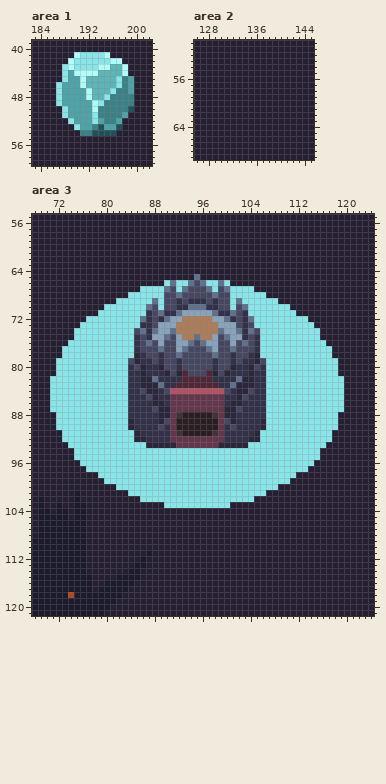
File history of a pixel-art file, Art/Sketches.aseprite. The picture above was drawn from the file before the commit.
320x180 pixels, 1 frame. Colours within 5 levels of each other are drawn and written as one. Shown: area 1: x 183..202, y 39..59; area 2: x 126..145, y 50..69; area 3: x 68..124, y 55..121. The commit also changed other parts of the picture, which this record leaves out.
New version:
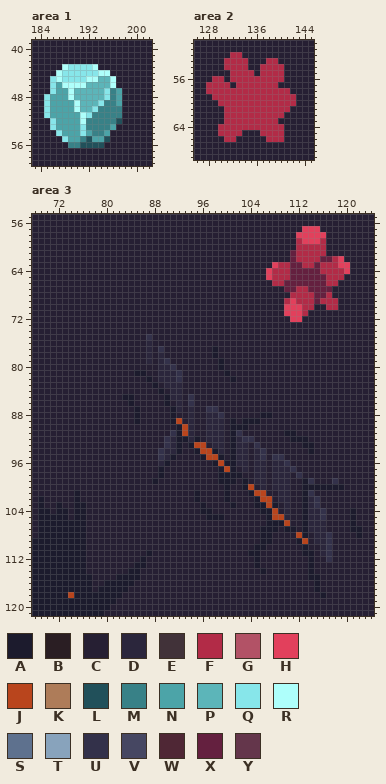
Palette (. is transparent): A #1c1b2d  B #2a1e23  C #261f33  D #2b263c  E #413239  F #b22b47  G #b25266  H #e2405c  J #b9451d  K #ae7c59  L #21505a  M #388187  N #4ca4a8  P #5cb5b9  Q #87e6ea  R #aefffb  S #5e718e  T #88a3bc  U #33314a  V #464762  W #4f2735  X #64203f  Y #64364b
Difference:
Changed rows in their new state; - is an unchanged pixel.
Area 1, layer "strife":
first column x 185:
41 -----CCCCCC----
42 ----CCCCCCCCC--
43 ---RQ---RCCCCC-
44 --R-QQQQQRRCCC-
45 -QR-QQQRR--RCCC
46 -QNRRR-----RCCC
47 -QN-RPPP--QMNCC
48 QNN-RPPP----NCC
49 QNN--RPPP---NCC
50 QNNN-RPPQ----CC
51 QNNN--RQM----C-
52 -QNNN-RMMM--L--
53 -QNNNNQM-MM-C--
54 --QNNNQNMMNC---
55 ---QNNMLNNL----
56 ----MMLLLL-----
Area 2, layer "automaton/ferramentas":
first column x 128:
52 ----FF---------
53 ---FFFF---FF---
54 ---FFFF--FFFF--
55 ----FFFF-FFFF--
56 -FF-FFFFFFFFF--
57 FFFF-FFFFFFF---
58 FFFFFFFFFFFFFF-
59 -FFFFFFFFFFFFFF
60 --FFFFFFFFFFFFF
61 ---FFFFFFFFFFF-
62 ---FFFFFFFFFF--
63 ---FFFFFFFFF---
64 --FFFFFFFFFFF--
65 --FFFF---FFFF--
66 ---FF-----FFF--
Area 3, layers "Layer 5", "torres", "Layer 3":
first column x 71:
 57 ------------------------------------------HHH-------
 58 -----------------------------------------HHHHH------
 59 -----------------------------------------FHHHF------
 60 -----------------------------------------FFFFF------
 61 ----------------------------------------XFFFFF------
 62 ----------------------------------------XFFFFXXFH---
 63 -------------------------------------HFFXXFFXFFFHH--
 64 ------------------------------------HFFFXXXXXFFFFH--
 65 ------------------------C-----------HFFFXXXXXXFFF---
 66 -------------------CCCCCCCCCCC-------FFXXXXXXXFF----
 67 ---------------CCCCCCCCCCCCCCCCCCC-----XXFFXXXX-----
 68 -------------CCCCCCCCCCCCCCCCCCCCCCC----FFFFXXF-----
 69 -----------CCCCCCCCCCCCCCCCCCCCCCCCCCC-FHFFFXFFF----
 70 ---------CCCCCCCCCCCCCCCCCCCCCCCCCCCCCCHHHFF--FF----
 71 --------CCCCCCCCCCCCCCCCCCCCCCCCCCCCCCCHHHF---------
 72 ------CCCCCCCCCCCCCCCCCCCCCCCCCCCCCCCCCCHHC---------
 73 -----CCCCCCCCCCCCCCCCCCCCCCCCCCCCCCCCCCCCCCC--------
 74 ----CCCCCCCCCCCCCCCCCCCCCCCCCCCCCCCCCCCCCCCCC-------
 75 ----CCCCCCCCCCCC-CCCCCCCCCCCCCCCCCCCCCCCCCCCC-------
 76 ---CCCCCCCCCCCCCDCCCCCCCCCCCCCCCCCCCCCCCCCCCCC------
 77 --CCCCCCCCCCCCCCDCUCCCCCCCCACCCCCCCCCCCCCCCCCCC-----
 78 --CCCCCCCCCCCCCCDCDCCCCCCCCACCCCCCCCCCCCCCCCCCC-----
 79 -CCCCCCCCCCCCCCCDCDUCCCCCCCCACCCCCCCCCCCCCCCCCCC----
 80 -CCCCCCCCCCCCCCCCC-DUCCCCCCCACCCCCCCCCCCCCCCCCCC----
 81 -CCCCCCCCCCCCCAACCD-DUCCCCCCCACCCCCCCCCCCCCCCCCC----
 82 CCCCCCCCCCCCCCCCACDDD-CCCCCCCCACCCCCCCCCCCCCCCCCC---
 83 CCCCCCCCCCCCCCCCCACDDDCCCCCCCCCCCCCCCCCCCCCCCCCCC---
 84 CCCCCCCCCCCCCCCCCCACDDCCCCCCCCCCCCCCCCCCCCCCCCCCC---
 85 CCCCCCCCCCCCAACCCCCADDCUCCCCCCCCCCCCCCCCCCCCCCCCC---
 86 CCCCCCCCCCCCCACCCCCACDCUCCCCCCCCCCCCCCCCCCCCCCCCC---
 87 CCCCCCCCCCCCCCACCCCCADCDCCUUCCCCCCCCCCCCCCCCCCCCC---
 88 -CCCCCCCCCCCCCACCCCCACCDCCDDUCCCCCCAACCCCCCCCCCC----
 89 -CCCCCCCCCCCCCACCCCCAJCDCCDDDCACAAACCCCCCCCCCCCC----
 90 -CCCCCCCCCCCCCCCCCCCCAJDCCDDDCAAACCCCCCCCCCCCCCC----
 91 --CCCCCCCCCCCCCCCCCCUAJDCCDDDCA-CCCCCCCAACCCCCC-----
 92 --CCCCCCCCCCCCCCCCC-DAADACDDDCAD-UCCCCCCAAACCCC-----
 93 ---CCCCCCCCCCCCCCCCU-ACAJJCD-CA--CUCCCCCCCAACC------
 94 ----CCCCCCCCCCCCCCUDDACCAJJADCADDCDUCCCCCCCAC-------
 95 ----CCCCCCCCCCCCCCUDACCCCAJJACADDCDUCUUCCCCCC-------
 96 -----CCCCCCCCCCCCCDACCCCCCCAJAADDCDDCDDUCCCC--------
 97 ------CCCCCCCCCCCCACCCCCCCCCAJACDCDDCDDDUCC---------
 98 --------CCCCCCCCCCACCCCCCCCCAAAACCDDCDDDCU----------
 99 ---------CCCCCCCCACCCCCCCCCCAAACACDDCDDD--AU---U----
100 -----------CCCCCCCCCCCCCCCCCCACCAJCDCDDD--AAAAAAA---
101 -------------CCCCCCCCCCCACCCCACCCAJJ--DD--AU--------
102 ---------------CCCCCCCCCACCCCACCCCAJJ-DD--ADU-------
103 -------------------CCCCCCACCCCA---AAJA-D--ADU-------
104 -------------------------AA--------AAJ-D--ADDU----A-
105 --------------------------AAA-------AJJD--ADDU----A-
106 ------------------------------------AAAJ--ADDD----A-
107 -----------------------------------AAA-AA-ADDD----AA
108 -----------------------------------AA----JA-DDU----A
109 -----------------------------------AA----AJ-DDU-----
110 ----------------------------------AA------A--DU-----
111 ---------------------------------AA-------AA-DU-----
112 ----------------------------------A--------A--U-----
113 ----------------------------------A--------A--------
114 -----------------------------------A-------A--------
115 -------------------------------------------AA-------
116 --------------------------------------------A-------
117 --------------------------------------------A-------
118 ---------------------------------------------A------
Where, in picture pixels (left, top, right, bottom), the same in both pictures:
changed: (44, 52, 134, 148)
changed: (206, 52, 296, 142)
changed: (50, 226, 362, 598)
